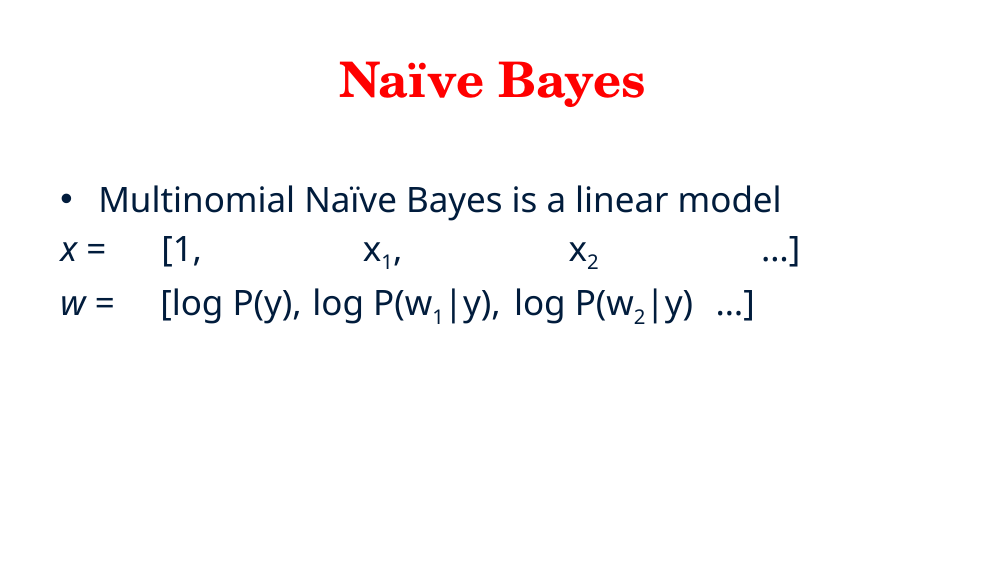
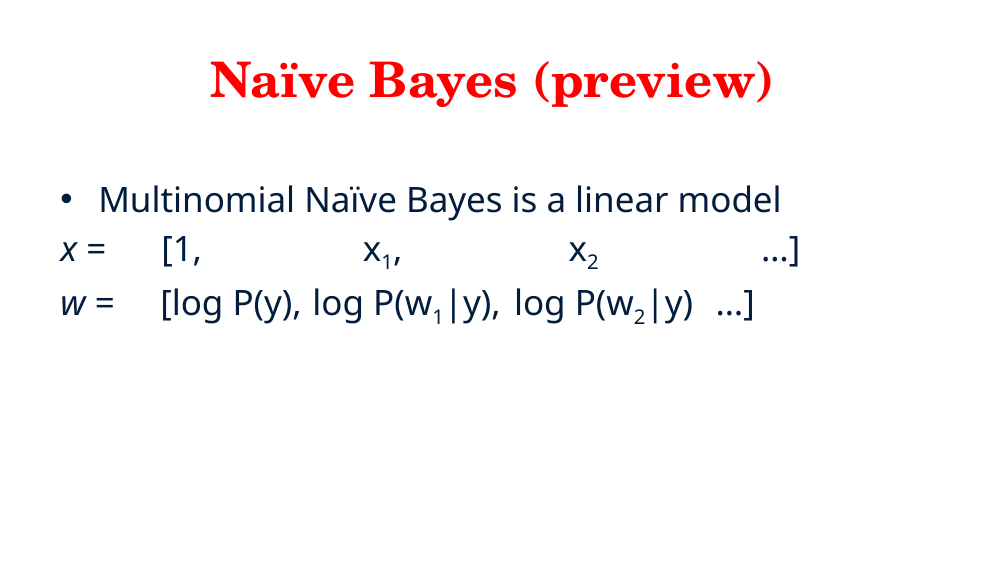
Before and after one commit to fanfeng2015/Natural-Language-Processing, a slide deck: slide 37 of Slides/Lecture 8-1.pptx (slide 35 before the commit). Drawn at 1008x567 pixels with LibreOffice and Linux fonts; fonts in the diff are those of the drawing. Boxes give left, top, right and bottom in pixels: in the first picture for what was removed or moved away, otherwise in the second. Text is boxed around its words. In the diff, an @@ line names an element or a change of style, - is before the commit and + after.

```diff
--- a/Slides/Lecture 8-1.pptx
+++ b/Slides/Lecture 8-1.pptx
@@ title at (211, 61, 775, 107): text changed @@
-Naïve Bayes
+Naïve Bayes (preview)
```
Also in this commit, not shown: 1 other slide changed, 2 slides added, 24 other files.
